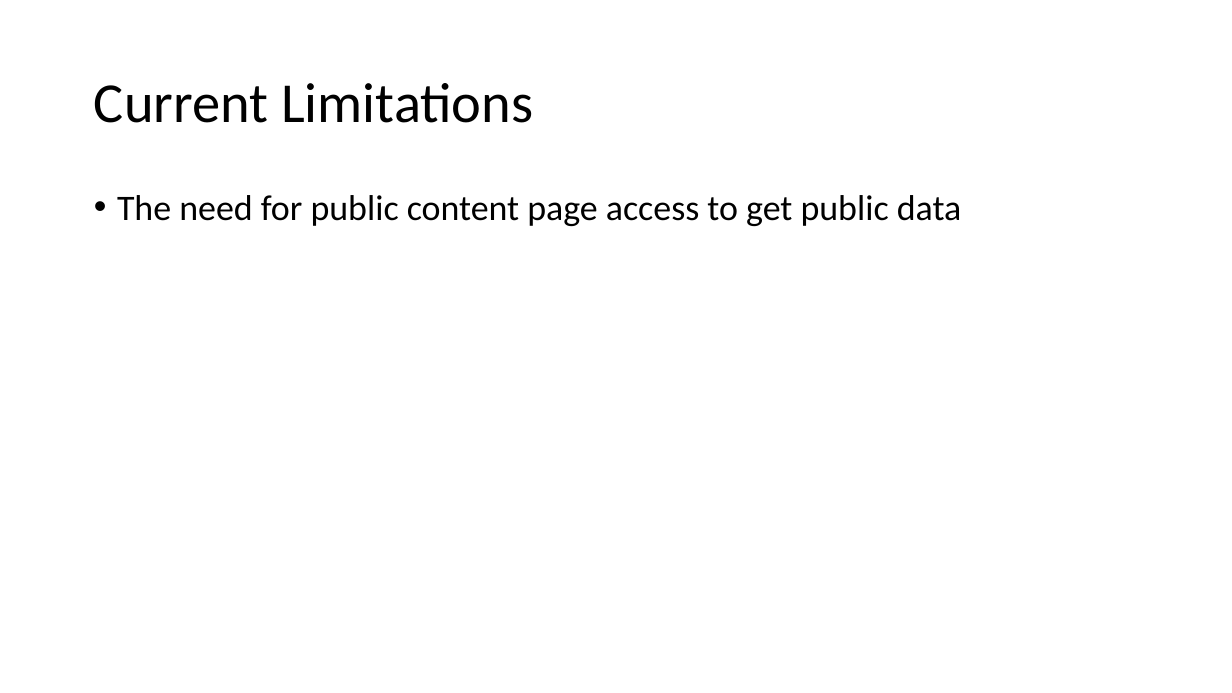
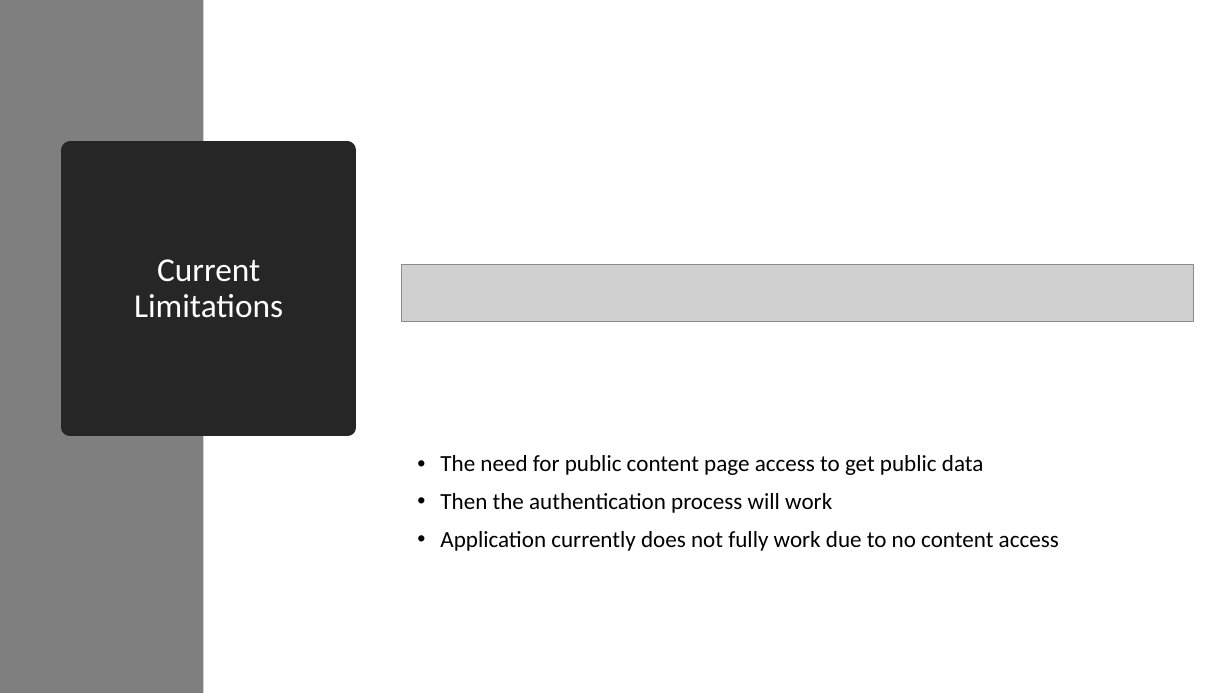
Before and after one commit to CedricTan/social_media_tracking, a slide deck: slide 5 of Developer Authentications/Facebook and Instagram Screencast.pptx (slide 4 before the commit). Drawn at 1232x693 pixels with LibreOffice and Linux fonts; fonts in the diff are those of the drawing; grey boxes stand for pictures. Boxes give left, top, right and bottom in pixels: in the first picture for what was removed or moved away, otherwise in the second. Text is boxed around its words. In the diff, an @@ line names an element or a change of style, - is before the commit and + after.

```diff
--- a/Developer Authentications/Facebook and Instagram Screencast.pptx
+++ b/Developer Authentications/Facebook and Instagram Screencast.pptx
@@ rectangle added at [0,0,203,693], fill #7F7F7F @@
@@ title "Current Limitations": place and size @@
-title "Current Limitations" at [94,83,533,123]
+title "Current Limitations" at [70,151,348,428]
@@ title "Current Limitations" at [70,151,348,428]: size 44 to 26 pt, text colour #000000 to #FFFFFF; alignment left to centre; fill none to #262626; outline none to #262626 13.75 pt @@
@@ picture added at [401,264,1193,322] @@
@@ text "The need for public content ...": place and size @@
-text "The need for public content ..." at [117,195,962,226]
+text "The need for public content ..." at [440,455,1059,551]
@@ text at [440,455,983,475]: size 28 to 18 pt in "The need for public content page access ..." @@
@@ text at [440,493,1059,551]: paragraphs added @@
+• Then the authentication process will work
+• Application currently does not fully work due to no content access
```
Also in this commit, not shown: 1 other slide changed, 1 slide added, 7 other files.
